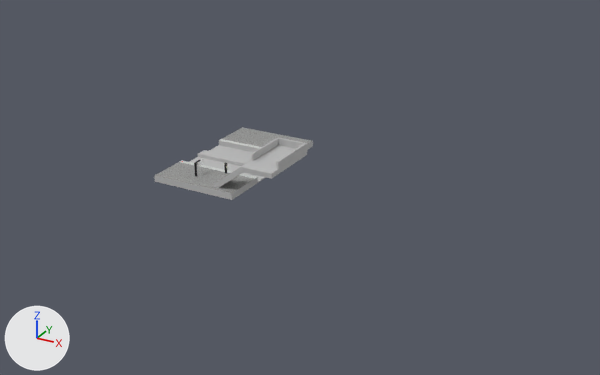
The FBX model Assets/Meshes/Smithsonian_Metro/Smithsonian_Metro.fbx: old version first, new version second.
One viewpoint serves both versions: a camera (50 mm lens) standing at (12.52, -19.21, 9.27) and looking at (1.48, 0.87, -0.77). Lighting does not change. The marker at lower left points along +X, +Y and +Z. Where no turn or scale is listed for an object, it has been applied to the vertices. Vertices at the same position are counted once.
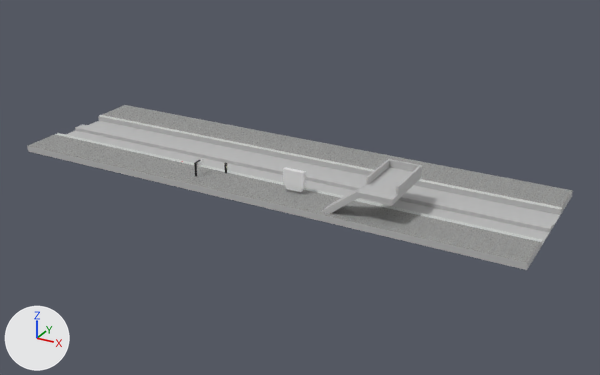
Commit message: Adding some more smithsonian metro meshes

The change, as a list of edits to the scene's bpy script:
```text
Add mat_metroadbox_000:
    mat_metroadbox_000 = principled_material('MetroAdBox.000')
    mat_metroadbox_000.base_color = (0.8, 0.8, 0.8)  # white #e7e7e7
    mat_metroadbox_000.roughness = 0.553
Change me_untitled_002:
    where me_untitled_002.from_pydata(...)  # 56 vertices, 54 faces; spans x -1.36..1.36, y -2.38..2.46, z -0.03..0.16
    used by ob_pcube2; location = (-0.79, 0.92, -0.42)
    me_untitled_002 part 1: the whole mesh is scaled about its middle by (5.94, 1, 1), then moved by (-6.72, 0.0, 0.0)
Add me_cube_003:
    me_cube_003.from_pydata(...)  # 20 vertices, 18 faces; spans x -0.323..0.323, y -0.058..0.087, z -0.235..0.364
    me_cube_003.materials.append(mat_metroadbox_000)  # white #e7e7e7
Change ob_pcube3:
    ob_pcube3.location: (0.28, -1.21, 0.02) -> (3.83, -1.21, 0.02)
Change ob_pcube4:
    ob_pcube4.location: (0.93, -1.14, 0.53) -> (4.48, -1.14, 0.53)
Change ob_pcube5:
    ob_pcube5.location: (0.81, 0.73, 0.56) -> (4.36, 0.73, 0.56)
Change ob_pcube2:
    ob_pcube2.location: (-0.79, 0.92, -0.42) -> (7.53, 0.92, -0.42)
Add ob_cube_003:
    ob_cube_003 = bpy.data.objects.new('Cube.003', me_cube_003)
    ob_cube_003.location = (2.05, -0.53, 0.05)
```

Changed parts and their boxes [x1, y1, x2, y2] in the pictures (600 x 375 px; the box of a moved part takes in the faces that stretch with it):
'pCube2', mesh rescaled, moved (242% wider, 124% taller)
    before: [154, 127, 313, 200]
    after: [27, 105, 573, 270]
'pCube4', moved
    before: [241, 145, 307, 179]
    after: [357, 167, 422, 205]
'pCube5', moved
    before: [251, 138, 307, 169]
    after: [366, 159, 422, 194]
'pCube3', moved
    before: [212, 161, 250, 188]
    after: [321, 185, 365, 214]
'Cube.003', added
    after: [283, 167, 306, 192]
part 1 of me_untitled_002, moved or reshaped
    before: [154, 127, 312, 200]
    after: [27, 105, 573, 270]
